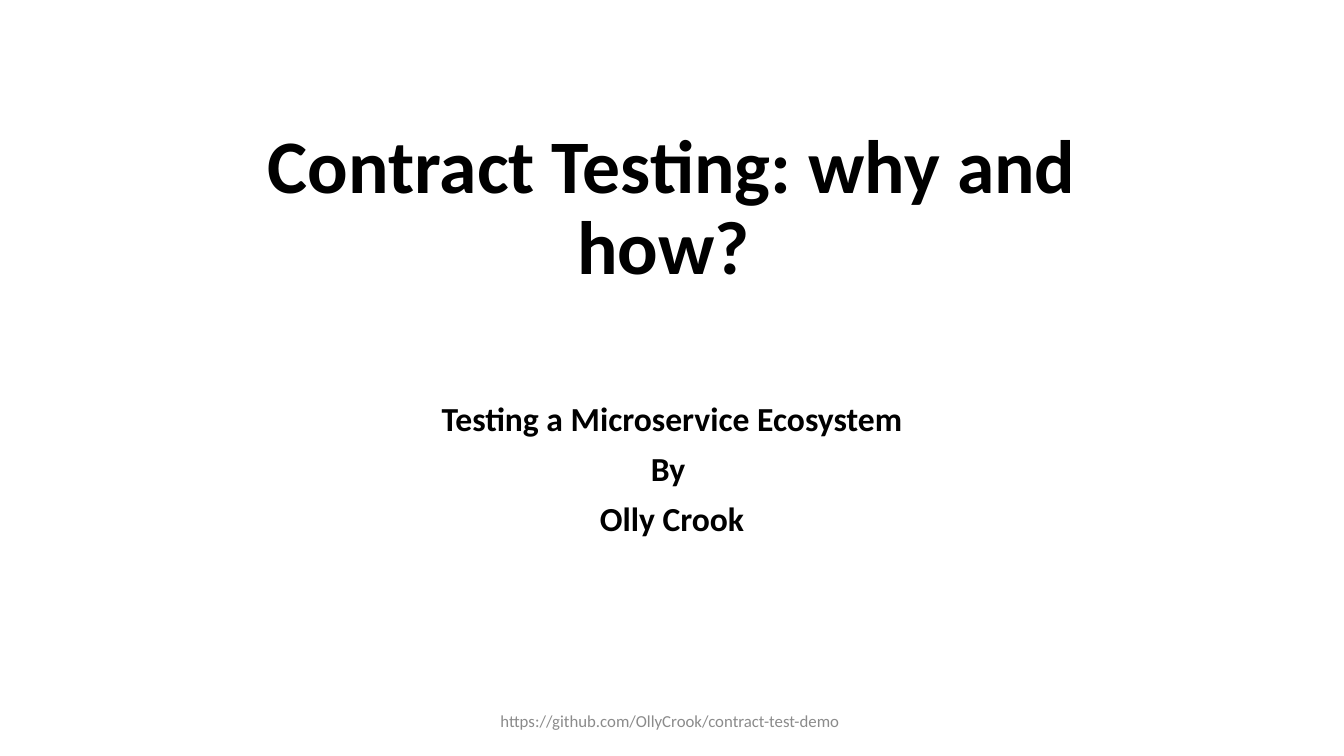
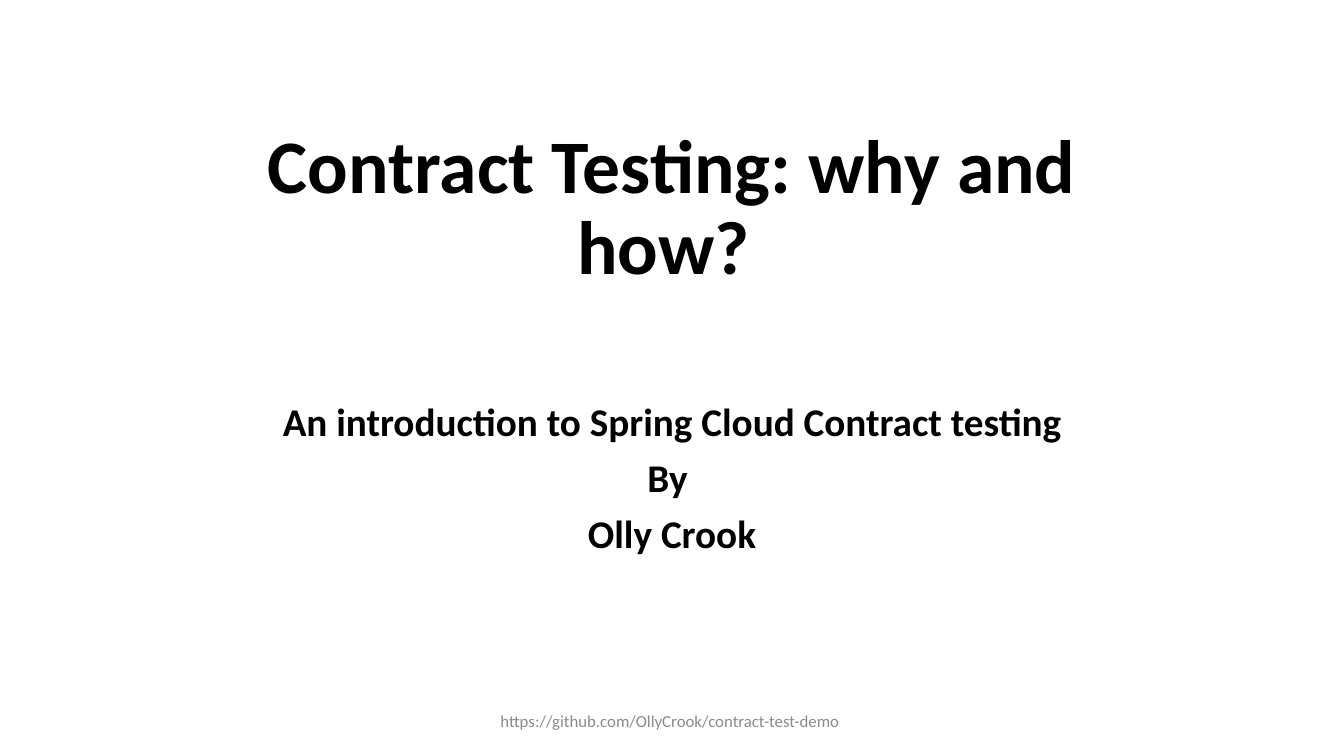
Before and after one commit to OllyCrook/contract-test-demo, a slide deck: slide 1 of Contract-testing-presentation.pptx. Drawn at 1344x756 pixels with LibreOffice and Linux fonts; fonts in the diff are those of the drawing. Boxes give left, top, right and bottom in pixels: in the first picture for what was removed or moved away, otherwise in the second. Text is boxed around its words. In the diff, an @@ line names an element or a change of style, - is before the commit and + after.

```diff
--- a/Contract-testing-presentation.pptx
+++ b/Contract-testing-presentation.pptx
@@ subtitle at [283,408,1062,443]: text changed; size 24 to 28 pt @@
-Testing a Microservice Ecosystem
+An introduction to Spring Cloud Contract testing
@@ subtitle at [588,466,756,554]: size 24 to 28 pt in "By", "Olly Crook" @@
```
Also in this commit, not shown: 16 other slides changed, 20 slides added, 25 other files.
